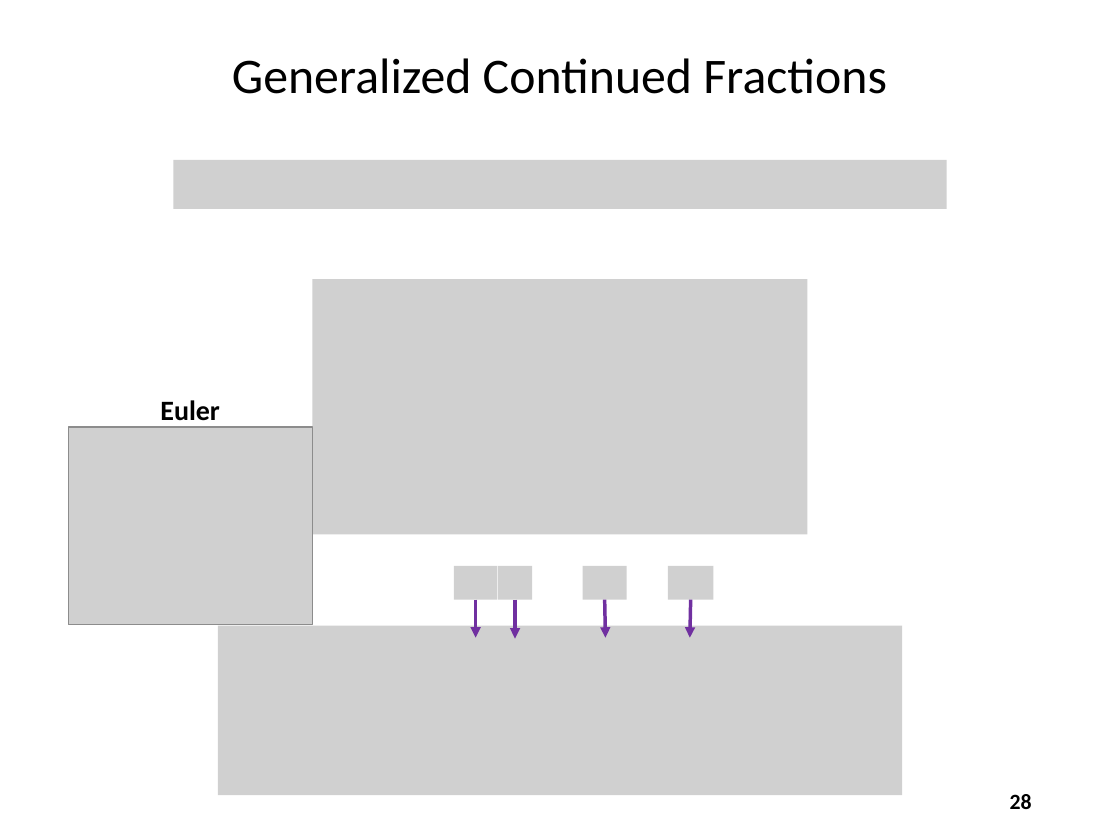
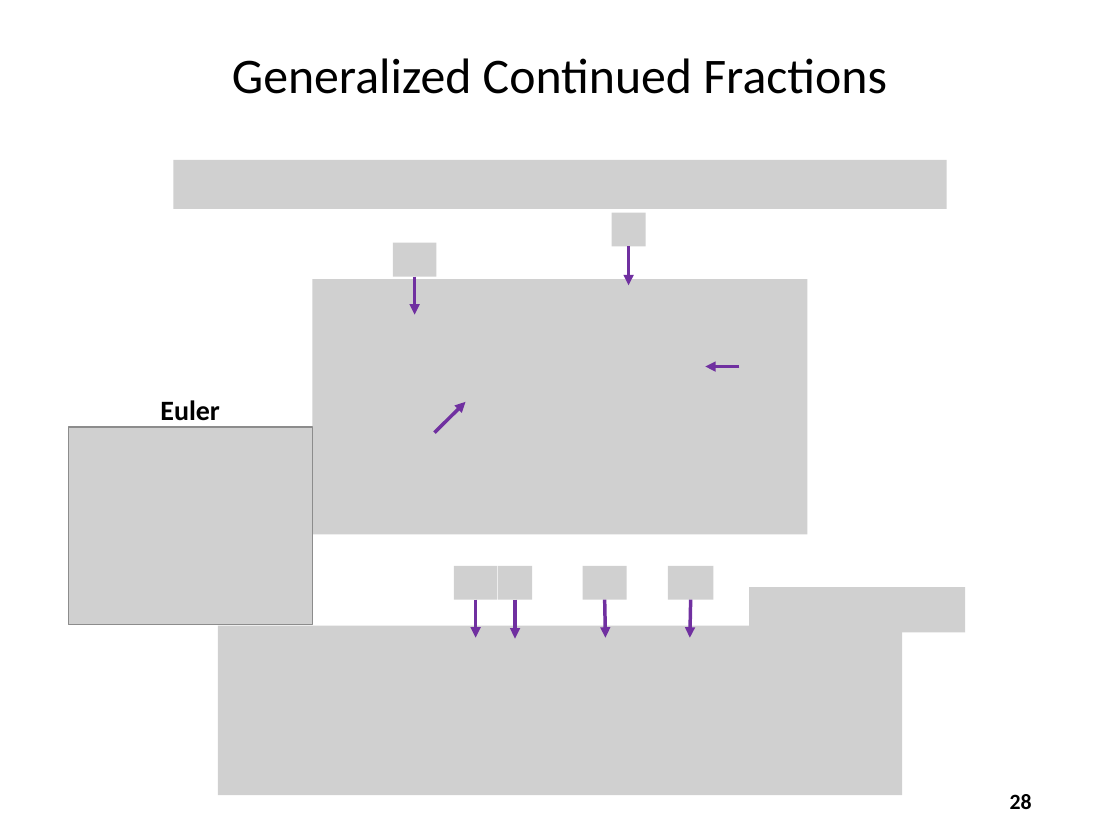
Before and after one commit to dbiersach/scicomp101, a slide deck: slide 28 of Session 19 - Continued Fractions/Session 19 - Continued Fractions.pptx. Drawn at 1120x840 pixels with LibreOffice and Linux fonts; fonts in the diff are those of the drawing; grey boxes stand for pictures. Boxes give left, top, right and bottom in pixels: in the first picture for what was removed or moved away, otherwise in the second. Text is boxed around its words. In the diff, an @@ line names an element or a change of style, - is before the commit and + after.

```diff
--- a/Session 19 - Continued Fractions/Session 19 - Continued Fractions.pptx
+++ b/Session 19 - Continued Fractions/Session 19 - Continued Fractions.pptx
@@ picture added at <box>612,213,645,246</box> @@
@@ picture added at <box>393,243,437,277</box> @@
@@ arrow added from (628, 246) to (628, 286), #7030A0 2.25 pt @@
@@ arrow added from (414, 277) to (414, 315), #7030A0 2.25 pt @@
@@ picture added at <box>739,349,775,383</box> @@
@@ arrow added from (739, 366) to (706, 366), #7030A0 2.25 pt @@
@@ picture added at <box>398,416,435,449</box> @@
@@ arrow added from (435, 432) to (466, 402), #7030A0 2.25 pt @@
@@ picture added at <box>749,587,965,632</box> @@
```
Also in this commit, not shown: 2 other slides changed, 1 slide added, 2 other files.
